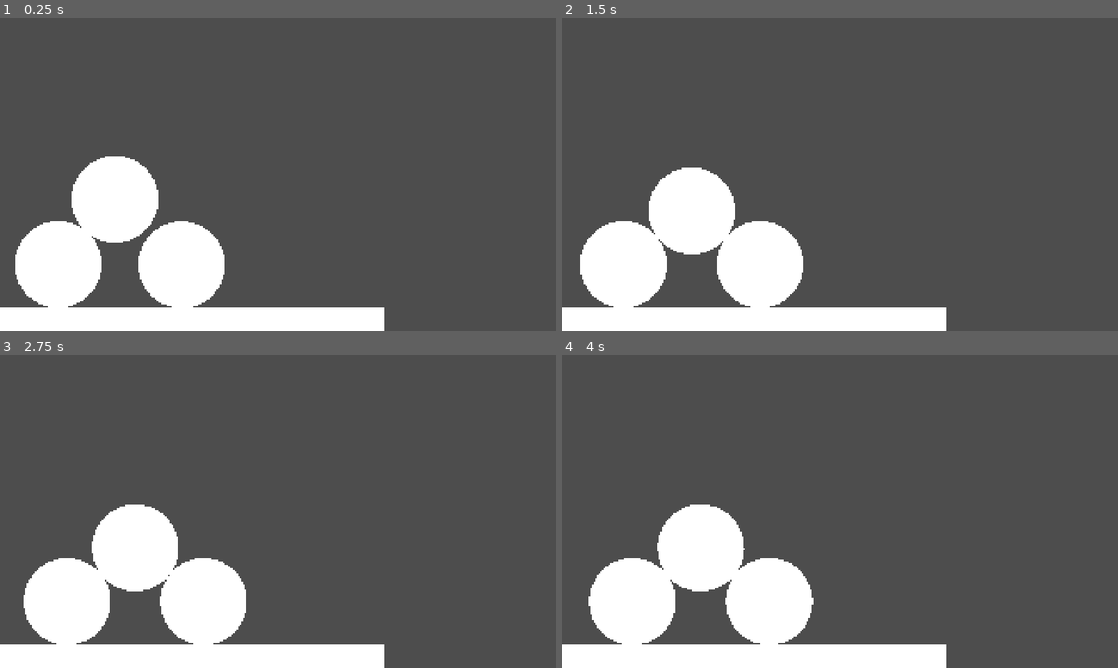
Above: before the commit, frames 1-4 (two rows, left to right).
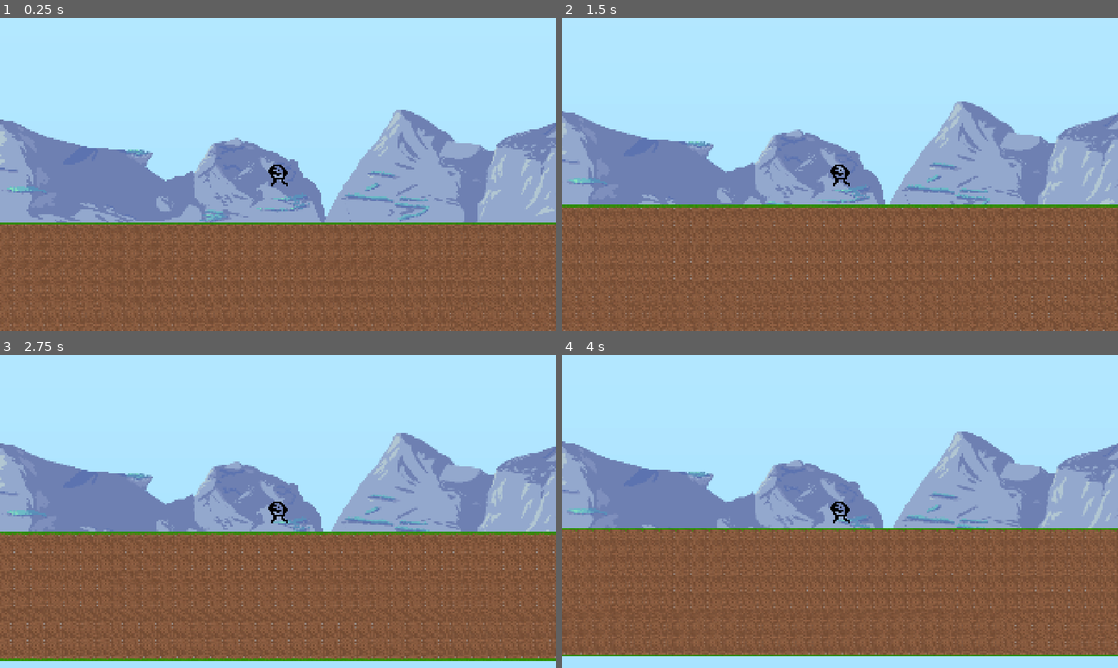
Above: after the commit, the same moments.

Repository: makopu57/Kepkadeus
Game: Godot game, scene res://tscn/world.tscn
Same seed, same stepped clock (60 frames per second), same inputs: the game is played once before the commit and once after it. Before the commit the project starts from res://1.tscn.
Inputs:
- Up to frame 1 (0.25 s): no input
- Up to frame 2 (1.5 s): tap A (move_a, bound only after the commit) at 0.6 s; tap Space (jump, bound only after the commit) at 0.77, 1.07 s; tap D (move_d, bound only after the commit) at 0.8, 1.35 s
- Up to frame 3 (2.75 s): tap Space (jump, bound only after the commit) at 1.52, 1.55, 1.82, 2.1 s; tap A (move_a, bound only after the commit) at 2.3 s
- Up to frame 4 (4 s): tap A (move_a, bound only after the commit) at 2.85 s; tap Space (jump, bound only after the commit) at 3.02, 3.32, 3.77, 3.8 s; tap D (move_d, bound only after the commit) at 3.05, 3.6 s

The runs differ from the first frame. In frame 1, 100% of the frame differs, in the area x 0-100%, y 0-100%; in frame 2, 100%; in frame 3, 100%; in frame 4, 100%.

Commit message:
Добавлены все файлы

Diff:
--- a/1.tscn
+++ /dev/null
@@ -1,59 +0,0 @@
-[gd_scene format=3 uid="uid://dfa85h0flq0fq"]
-
-[sub_resource type="RectangleShape2D" id="RectangleShape2D_3705t"]
-
-[sub_resource type="QuadMesh" id="QuadMesh_khgwl"]
-
-[sub_resource type="CircleShape2D" id="CircleShape2D_3705t"]
-
-[sub_resource type="SphereMesh" id="SphereMesh_cmf2t"]
-
-[node name="Node2D" type="Node2D" unique_id=758488878]
-
-[node name="StaticBody2D" type="StaticBody2D" parent="." unique_id=620051057]
-position = Vector2(658, 1040)
-scale = Vector2(67.16, 3.9600012)
-
-[node name="CollisionShape2D" type="CollisionShape2D" parent="StaticBody2D" unique_id=1781668571]
-shape = SubResource("RectangleShape2D_3705t")
-
-[node name="MeshInstance2D" type="MeshInstance2D" parent="StaticBody2D" unique_id=1605187705]
-scale = Vector2(20, 20)
-mesh = SubResource("QuadMesh_khgwl")
-
-[node name="RigidBody2D" type="RigidBody2D" parent="." unique_id=1441890880]
-position = Vector2(373, 502)
-mass = 1000.0
-gravity_scale = 8.0
-
-[node name="CollisionShape2D" type="CollisionShape2D" parent="RigidBody2D" unique_id=636739564]
-scale = Vector2(15, 15)
-shape = SubResource("CircleShape2D_3705t")
-
-[node name="MeshInstance2D" type="MeshInstance2D" parent="RigidBody2D" unique_id=2059731660]
-scale = Vector2(300, 300)
-mesh = SubResource("SphereMesh_cmf2t")
-
-[node name="RigidBody2D2" type="RigidBody2D" parent="." unique_id=500146306]
-position = Vector2(247, 827)
-mass = 69.519
-
-[node name="CollisionShape2D" type="CollisionShape2D" parent="RigidBody2D2" unique_id=916798996]
-scale = Vector2(15, 15)
-shape = SubResource("CircleShape2D_3705t")
-
-[node name="MeshInstance2D" type="MeshInstance2D" parent="RigidBody2D2" unique_id=678369081]
-scale = Vector2(300, 300)
-mesh = SubResource("SphereMesh_cmf2t")
-
-[node name="RigidBody2D" type="RigidBody2D" parent="RigidBody2D2" unique_id=881018097]
-position = Vector2(336, -94)
-mass = 69.519
-
-[node name="CollisionShape2D" type="CollisionShape2D" parent="RigidBody2D2/RigidBody2D" unique_id=1716175651]
-scale = Vector2(15, 15)
-shape = SubResource("CircleShape2D_3705t")
-
-[node name="MeshInstance2D" type="MeshInstance2D" parent="RigidBody2D2/RigidBody2D" unique_id=1742050400]
-scale = Vector2(300, 300)
-mesh = SubResource("SphereMesh_cmf2t")
--- /dev/null
+++ b/player.tscn
@@ -0,0 +1,32 @@
+[gd_scene format=3 uid="uid://batj30f73x40l"]
+
+[ext_resource type="Script" uid="uid://cmhfl0j24oerg" path="res://script/player.gd" id="1_onrkg"]
+[ext_resource type="Texture2D" uid="uid://3oqloxboyk8u" path="res://sprite/player.png" id="2_onrkg"]
+[ext_resource type="Texture2D" uid="uid://c7c7n5v1o0ar" path="res://sprite/light.png" id="3_i3pqv"]
+
+[sub_resource type="RectangleShape2D" id="RectangleShape2D_cmf2t"]
+size = Vector2(128, 128)
+
+[node name="player" type="CharacterBody2D" unique_id=1102477021]
+script = ExtResource("1_onrkg")
+jump = -500
+
+[node name="Sprite2D" type="Sprite2D" parent="." unique_id=1452849717]
+texture_filter = 1
+position = Vector2(3.8146973e-06, -3.8146973e-06)
+scale = Vector2(3.9999998, 3.9999998)
+texture = ExtResource("2_onrkg")
+
+[node name="CollisionShape2D" type="CollisionShape2D" parent="." unique_id=538036384]
+shape = SubResource("RectangleShape2D_cmf2t")
+
+[node name="Camera2D" type="Camera2D" parent="." unique_id=651934954]
+zoom = Vector2(0.6, 0.6)
+
+[node name="CanvasModulate" type="CanvasModulate" parent="." unique_id=1751840993]
+color = Color(0.118581526, 0.11858133, 0.11858145, 1)
+
+[node name="PointLight2D" type="PointLight2D" parent="." unique_id=1418628176]
+visible = false
+texture = ExtResource("3_i3pqv")
+texture_scale = 12.43
--- a/project.godot
+++ b/project.godot
@@ -11,7 +11,7 @@
 [application]
 
 config/name="Kepkadeus"
-run/main_scene="res://1.tscn"
+run/main_scene="res://tscn/world.tscn"
 config/features=PackedStringArray("4.7", "Forward Plus")
 config/icon="res://icon.svg"
 
@@ -23,6 +23,24 @@
 window/stretch/mode="canvas_items"
 window/stretch/aspect="expand"
 
+[input]
+
+move_d={
+"deadzone": 0.2,
+"events": [Object(InputEventKey,"resource_local_to_scene":false,"resource_name":"","device":-1,"window_id":0,"alt_pressed":false,"shift_pressed":false,"ctrl_pressed":false,"meta_pressed":false,"pressed":false,"keycode":0,"physical_keycode":68,"key_label":0,"unicode":100,"location":0,"echo":false,"script":null)
+]
+}
+move_a={
+"deadzone": 0.2,
+"events": [Object(InputEventKey,"resource_local_to_scene":false,"resource_name":"","device":-1,"window_id":0,"alt_pressed":false,"shift_pressed":false,"ctrl_pressed":false,"meta_pressed":false,"pressed":false,"keycode":0,"physical_keycode":65,"key_label":0,"unicode":97,"location":0,"echo":false,"script":null)
+]
+}
+jump={
+"deadzone": 0.2,
+"events": [Object(InputEventKey,"resource_local_to_scene":false,"resource_name":"","device":-1,"window_id":0,"alt_pressed":false,"shift_pressed":false,"ctrl_pressed":false,"meta_pressed":false,"pressed":false,"keycode":0,"physical_keycode":32,"key_label":0,"unicode":32,"location":0,"echo":false,"script":null)
+]
+}
+
 [physics]
 
 3d/physics_engine="Jolt Physics"
--- /dev/null
+++ b/script/player.gd
@@ -0,0 +1,21 @@
+extends CharacterBody2D
+
+@export var speed: int = 100
+@export var jump: int = -1000
+@export var gravity: float  = ProjectSettings.get_setting("physics/2d/default_gravity")
+
+const SPEED: float = 300.0
+const JUMP_POWER: float = -1000.0
+
+
+func _physics_process(delta: float) -> void:
+	if not is_on_floor():
+		velocity.y += gravity * delta
+
+	if Input.is_action_just_pressed("jump") and is_on_floor():
+		velocity.y = jump #JUMP_POWER
+
+	var direction: float = Input.get_axis("move_a","move_d")
+	velocity.x = direction * speed #SPEED
+
+	move_and_slide()
--- /dev/null
+++ b/tscn/player.tscn
@@ -0,0 +1,37 @@
+[gd_scene format=3 uid="uid://d2gi1vkbpoi0i"]
+
+[ext_resource type="Script" uid="uid://cmhfl0j24oerg" path="res://script/player.gd" id="1_7omxl"]
+[ext_resource type="Texture2D" uid="uid://dcj836e5qsam" path="res://icon.svg" id="2_3c7ea"]
+
+[sub_resource type="RectangleShape2D" id="RectangleShape2D_cmf2t"]
+size = Vector2(128, 128)
+
+[sub_resource type="Gradient" id="Gradient_3c7ea"]
+offsets = PackedFloat32Array(0, 0.79375)
+
+[sub_resource type="GradientTexture2D" id="GradientTexture2D_3705t"]
+gradient = SubResource("Gradient_3c7ea")
+fill_from = Vector2(0, 1)
+fill_to = Vector2(0, 0)
+
+[node name="Player" type="Node2D" unique_id=1206923300]
+
+[node name="CharacterBody2D" type="CharacterBody2D" parent="." unique_id=631387406]
+script = ExtResource("1_7omxl")
+
+[node name="Sprite2D" type="Sprite2D" parent="CharacterBody2D" unique_id=2034510679]
+texture = ExtResource("2_3c7ea")
+
+[node name="CollisionShape2D" type="CollisionShape2D" parent="CharacterBody2D" unique_id=1324898681]
+shape = SubResource("RectangleShape2D_cmf2t")
+
+[node name="PointLight2D" type="PointLight2D" parent="CharacterBody2D" unique_id=1961919715]
+position = Vector2(0, -800)
+shadow_enabled = true
+texture = SubResource("GradientTexture2D_3705t")
+texture_scale = 50.0
+
+[node name="Camera2D" type="Camera2D" parent="CharacterBody2D" unique_id=1165293687]
+
+[node name="CanvasModulate" type="CanvasModulate" parent="." unique_id=2080277466]
+color = Color(0.23392546, 0.23392546, 0.23392543, 1)
--- /dev/null
+++ b/tscn/world.tscn
@@ -0,0 +1,141 @@
+[gd_scene format=3 uid="uid://dfa85h0flq0fq"]
+
+[ext_resource type="PackedScene" uid="uid://batj30f73x40l" path="res://player.tscn" id="1_5pgpd"]
+[ext_resource type="Texture2D" uid="uid://dw6tu3d7yjki1" path="res://sprite/background.png" id="1_ip2ov"]
+[ext_resource type="Texture2D" uid="uid://ddsdbb32ydbu4" path="res://sprite/floor_all.png" id="2_8x7w6"]
+
+[sub_resource type="Gradient" id="Gradient_ip2ov"]
+offsets = PackedFloat32Array(0, 0.55, 1)
+colors = PackedColorArray(0, 0.56198406, 0.90987456, 1, 0.68562925, 0.8336399, 1, 1, 0, 0.18209413, 0.3473638, 1)
+
+[sub_resource type="GradientTexture2D" id="GradientTexture2D_3705t"]
+gradient = SubResource("Gradient_ip2ov")
+fill_from = Vector2(1, 1)
+
+[sub_resource type="RectangleShape2D" id="RectangleShape2D_cmf2t"]
+size = Vector2(17.777779, 1)
+
+[node name="world" type="Node2D" unique_id=758488878]
+
+[node name="Environment" type="Node2D" parent="." unique_id=764570696]
+
+[node name="other" type="Node2D" parent="Environment" unique_id=2031223653]
+
+[node name="sky" type="Sprite2D" parent="Environment/other" unique_id=1516765894]
+scale = Vector2(1886.529, 1000)
+texture = SubResource("GradientTexture2D_3705t")
+metadata/_edit_lock_ = true
+
+[node name="Parallax2D" type="Parallax2D" parent="Environment/other" unique_id=155845460]
+scale = Vector2(3.2, 3.2)
+scroll_scale = Vector2(0.5, 0.5)
+scroll_offset = Vector2(1511, 220)
+repeat_size = Vector2(1511, 0)
+repeat_times = 3
+metadata/_edit_lock_ = true
+
+[node name="background" type="Sprite2D" parent="Environment/other/Parallax2D" unique_id=1260797954]
+position = Vector2(-92.0752, 81.640015)
+texture = ExtResource("1_ip2ov")
+
+[node name="Ground" type="Node2D" parent="Environment" unique_id=920662760]
+
+[node name="und" type="Node2D" parent="Environment/Ground" unique_id=437156815]
+
+[node name="5" type="Sprite2D" parent="Environment/Ground/und" unique_id=542663885]
+position = Vector2(960, 1435)
+texture = ExtResource("2_8x7w6")
+
+[node name="6" type="Sprite2D" parent="Environment/Ground/und" unique_id=1926815703]
+position = Vector2(-960, 1436)
+texture = ExtResource("2_8x7w6")
+
+[node name="7" type="Sprite2D" parent="Environment/Ground/und" unique_id=1442790456]
+position = Vector2(2880, 1435)
+texture = ExtResource("2_8x7w6")
+
+[node name="8" type="Sprite2D" parent="Environment/Ground/und" unique_id=2020760806]
+position = Vector2(-2880, 1436)
+texture = ExtResource("2_8x7w6")
+
+[node name="1" type="Sprite2D" parent="Environment/Ground/und" unique_id=1612040287]
+position = Vector2(960, 1194)
+texture = ExtResource("2_8x7w6")
+
+[node name="2" type="Sprite2D" parent="Environment/Ground/und" unique_id=1261095332]
+position = Vector2(-960, 1195)
+texture = ExtResource("2_8x7w6")
+
+[node name="3" type="Sprite2D" parent="Environment/Ground/und" unique_id=1802012040]
+position = Vector2(2880, 1194)
+texture = ExtResource("2_8x7w6")
+
+[node name="4" type="Sprite2D" parent="Environment/Ground/und" unique_id=1439342966]
+position = Vector2(-2880, 1195)
+texture = ExtResource("2_8x7w6")
+
+[node name="9" type="Sprite2D" parent="Environment/Ground/und" unique_id=400130965]
+position = Vector2(960, 1436)
+rotation = -3.1415927
+texture = ExtResource("2_8x7w6")
+
+[node name="10" type="Sprite2D" parent="Environment/Ground/und" unique_id=1729109085]
+position = Vector2(-960, 1436)
+rotation = -3.1415927
+texture = ExtResource("2_8x7w6")
+
+[node name="11" type="Sprite2D" parent="Environment/Ground/und" unique_id=535547116]
+position = Vector2(2880, 1435)
+rotation = -3.1415927
+texture = ExtResource("2_8x7w6")
+
+[node name="12" type="Sprite2D" parent="Environment/Ground/und" unique_id=535779267]
+position = Vector2(-2880, 1436)
+rotation = -3.1415927
+texture = ExtResource("2_8x7w6")
+
+[node name="1" type="StaticBody2D" parent="Environment/Ground" unique_id=1396073035]
+position = Vector2(960, 952)
+
+[node name="CollisionShape2D" type="CollisionShape2D" parent="Environment/Ground/1" unique_id=2099699634]
+scale = Vector2(108, 256)
+shape = SubResource("RectangleShape2D_cmf2t")
+
+[node name="Sprite2D" type="Sprite2D" parent="Environment/Ground/1" unique_id=218886192]
+texture = ExtResource("2_8x7w6")
+
+[node name="2" type="StaticBody2D" parent="Environment/Ground" unique_id=671562171]
+position = Vector2(2880, 952)
+
+[node name="CollisionShape2D" type="CollisionShape2D" parent="Environment/Ground/2" unique_id=1259895284]
+scale = Vector2(108, 256)
+shape = SubResource("RectangleShape2D_cmf2t")
+
+[node name="Sprite2D" type="Sprite2D" parent="Environment/Ground/2" unique_id=490652892]
+texture = ExtResource("2_8x7w6")
+
+[node name="3" type="StaticBody2D" parent="Environment/Ground" unique_id=2087861892]
+position = Vector2(-960, 952)
+
+[node name="CollisionShape2D" type="CollisionShape2D" parent="Environment/Ground/3" unique_id=1087270335]
+scale = Vector2(108, 256)
+shape = SubResource("RectangleShape2D_cmf2t")
+
+[node name="Sprite2D" type="Sprite2D" parent="Environment/Ground/3" unique_id=41932271]
+texture = ExtResource("2_8x7w6")
+
+[node name="4" type="StaticBody2D" parent="Environment/Ground" unique_id=959989708]
+position = Vector2(-2880, 952)
+
+[node name="CollisionShape2D" type="CollisionShape2D" parent="Environment/Ground/4" unique_id=1211027455]
+scale = Vector2(108, 256)
+shape = SubResource("RectangleShape2D_cmf2t")
+
+[node name="Sprite2D" type="Sprite2D" parent="Environment/Ground/4" unique_id=1451390955]
+texture = ExtResource("2_8x7w6")
+
+[node name="player" parent="Environment" unique_id=1102477021 instance=ExtResource("1_5pgpd")]
+position = Vector2(952, 518)
+speed = 200
+
+[node name="DirectionalLight2D" type="DirectionalLight2D" parent="." unique_id=57771132]
Not shown, added: script/player.gd.uid
Binary file added: sprite/background.png
Not shown, added: sprite/background.png.import
Binary file added: sprite/floor_all.png
Not shown, added: sprite/floor_all.png.import
Binary file added: sprite/light.png
Not shown, added: sprite/light.png.import
Binary file added: sprite/player.png
Not shown, added: sprite/player.png.import
